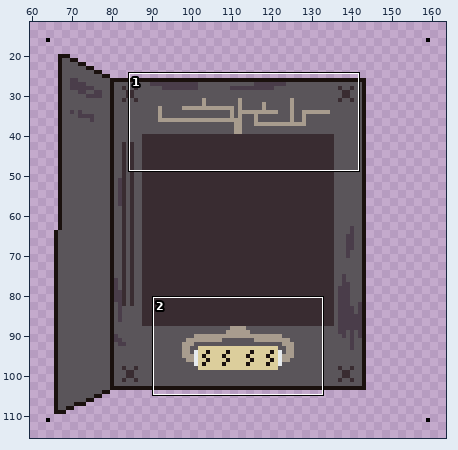
Two versions of one pixel-art file, Assets/Graphics/UI/Mini games/ElectricBox.aseprite. The picture above shows the old version from afar; the outline marks the close-up.
Close-up. Before:
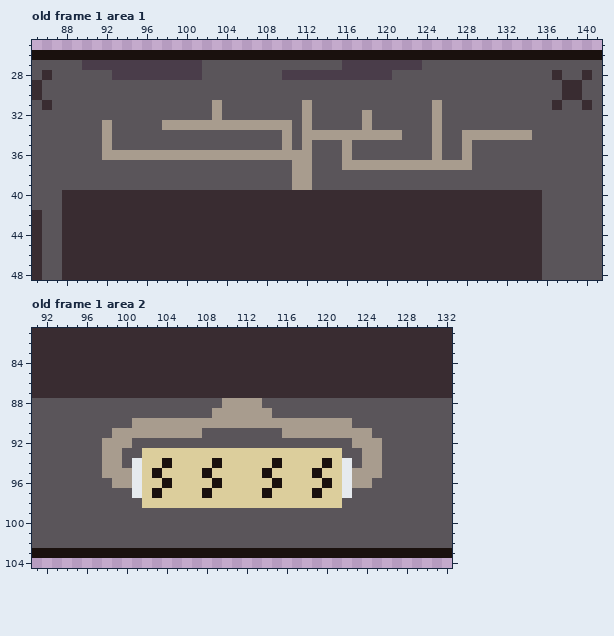
240x120 pixels, 1 frame. Shown: old frame 1 area 1: x 85..141, y 25..48; old frame 1 area 2: x 91..132, y 81..104. The wide view leaves out empty margins.
The same view after the edit:
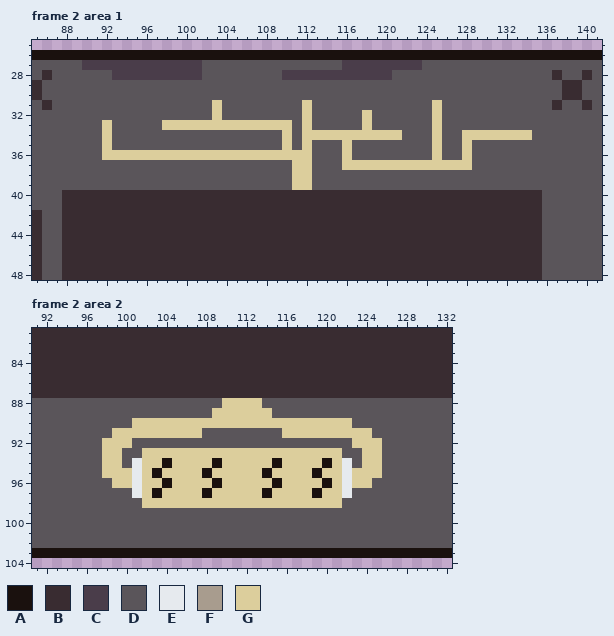
Palette (. is transparent): A #1a110e  B #392c31  C #4a3d4a  D #5a555a  E #e6eaee  F #a89c8e  G #dcce9c
A new or re-ordered frame is compared with the old frame closest to it.
The commit says: Change win electric minigame effect and add pixel font
The edit:
frames 1 -> 2
--- frame 2 area 1 is new; against old frame 1, layer "Layer 3"
@@ x 85..141 @@
 30 BDDDDDDDDDDDDDDDDDDDDDDDDDDDDDDDDDDDDDDDDDDDDDDDDDDDDBBDD
-31 DBDDDDDDDDDDDDDDDDFDDDDDDDDFDDDDDDDDDDDDFDDDDDDDDDDDBDDBD
-32 DDDDDDDDDDDDDDDDDDFDDDDDDDDFDDDDDFDDDDDDFDDDDDDDDDDDDDDDD
-33 DDDDDDDFDDDDDFFFFFFFFFFFFFDFDDDDDFDDDDDDFDDDDDDDDDDDDDDDD
-34 DDDDDDDFDDDDDDDDDDDDDDDDDFDFFFFFFFFFFDDDFDDFFFFFFFDDDDDDD
-35 DDDDDDDFDDDDDDDDDDDDDDDDDFDFDDDFDDDDDDDDFDDFDDDDDDDDDDDDD
-36 DDDDDDDFFFFFFFFFFFFFFFFFFFFFDDDFDDDDDDDDFDDFDDDDDDDDDDDDD
-37 DDDDDDDDDDDDDDDDDDDDDDDDDDFFDDDFFFFFFFFFFFFFDDDDDDDDDDDDD
-38 DDDDDDDDDDDDDDDDDDDDDDDDDDFFDDDDDDDDDDDDDDDDDDDDDDDDDDDDD
-39 DDDDDDDDDDDDDDDDDDDDDDDDDDFFDDDDDDDDDDDDDDDDDDDDDDDDDDDDD
+31 DBDDDDDDDDDDDDDDDDGDDDDDDDDGDDDDDDDDDDDDGDDDDDDDDDDDBDDBD
+32 DDDDDDDDDDDDDDDDDDGDDDDDDDDGDDDDDGDDDDDDGDDDDDDDDDDDDDDDD
+33 DDDDDDDGDDDDDGGGGGGGGGGGGGDGDDDDDGDDDDDDGDDDDDDDDDDDDDDDD
+34 DDDDDDDGDDDDDDDDDDDDDDDDDGDGGGGGGGGGGDDDGDDGGGGGGGDDDDDDD
+35 DDDDDDDGDDDDDDDDDDDDDDDDDGDGDDDGDDDDDDDDGDDGDDDDDDDDDDDDD
+36 DDDDDDDGGGGGGGGGGGGGGGGGGGGGDDDGDDDDDDDDGDDGDDDDDDDDDDDDD
+37 DDDDDDDDDDDDDDDDDDDDDDDDDDGGDDDGGGGGGGGGGGGGDDDDDDDDDDDDD
+38 DDDDDDDDDDDDDDDDDDDDDDDDDDGGDDDDDDDDDDDDDDDDDDDDDDDDDDDDD
+39 DDDDDDDDDDDDDDDDDDDDDDDDDDGGDDDDDDDDDDDDDDDDDDDDDDDDDDDDD
 40 DDDBBBBBBBBBBBBBBBBBBBBBBBBBBBBBBBBBBBBBBBBBBBBBBBBDDDDDD
--- frame 2 area 2 is new; against old frame 1, layers "Layer 3", "Layer 2"
@@ x 91..132 @@
  87 BBBBBBBBBBBBBBBBBBBBBBBBBBBBBBBBBBBBBBBBBB
- 88 DDDDDDDDDDDDDDDDDDDFFFFDDDDDDDDDDDDDDDDDDD
- 89 DDDDDDDDDDDDDDDDDDFFFFFFDDDDDDDDDDDDDDDDDD
- 90 DDDDDDDDDDFFFFFFFFFFFFFFFFFFFFFFDDDDDDDDDD
- 91 DDDDDDDDFFFFFFFFFDDDDDDDDFFFFFFFFFDDDDDDDD
- 92 DDDDDDDFFFDDDDDDDDDDDDDDDDDDDDDDFFFDDDDDDD
- 93 DDDDDDDFFDDGGGGGGGGGGGGGGGGGGGGDDFFDDDDDDD
- 94 DDDDDDDFFDEGGAGGGGAGGGGGAGGGGAGEDFFDDDDDDD
- 95 DDDDDDDFFFEGAGGGGAGGGGGAGGGGAGGEFFFDDDDDDD
- 96 DDDDDDDDFFEGGAGGGGAGGGGGAGGGGAGEFFDDDDDDDD
+ 88 DDDDDDDDDDDDDDDDDDDGGGGDDDDDDDDDDDDDDDDDDD
+ 89 DDDDDDDDDDDDDDDDDDGGGGGGDDDDDDDDDDDDDDDDDD
+ 90 DDDDDDDDDDGGGGGGGGGGGGGGGGGGGGGGDDDDDDDDDD
+ 91 DDDDDDDDGGGGGGGGGDDDDDDDDGGGGGGGGGDDDDDDDD
+ 92 DDDDDDDGGGDDDDDDDDDDDDDDDDDDDDDDGGGDDDDDDD
+ 93 DDDDDDDGGDDGGGGGGGGGGGGGGGGGGGGDDGGDDDDDDD
+ 94 DDDDDDDGGDEGGAGGGGAGGGGGAGGGGAGEDGGDDDDDDD
+ 95 DDDDDDDGGGEGAGGGGAGGGGGAGGGGAGGEGGGDDDDDDD
+ 96 DDDDDDDDGGEGGAGGGGAGGGGGAGGGGAGEGGDDDDDDDD
  97 DDDDDDDDDDEGAGGGGAGGGGGAGGGGAGGEDDDDDDDDDD
Where, in picture pixels (left, top, right, bottom), the same in both close-ups:
changed: (102, 100, 532, 190)
changed: (102, 398, 382, 488)
